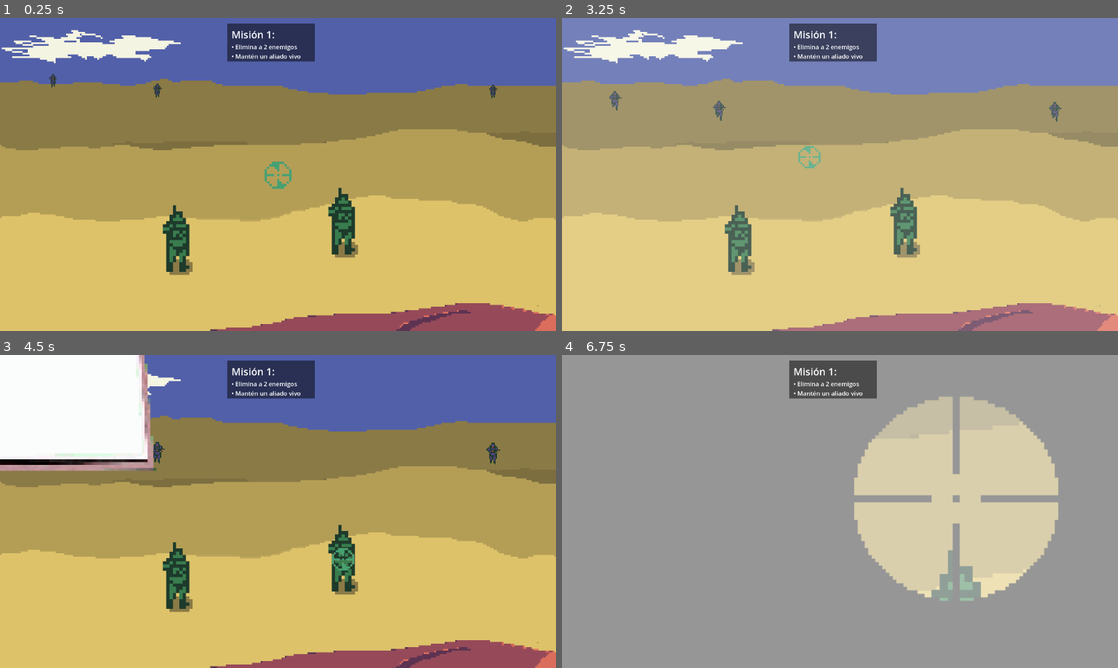
Above: before the commit, frames 1-4 (two rows, left to right).
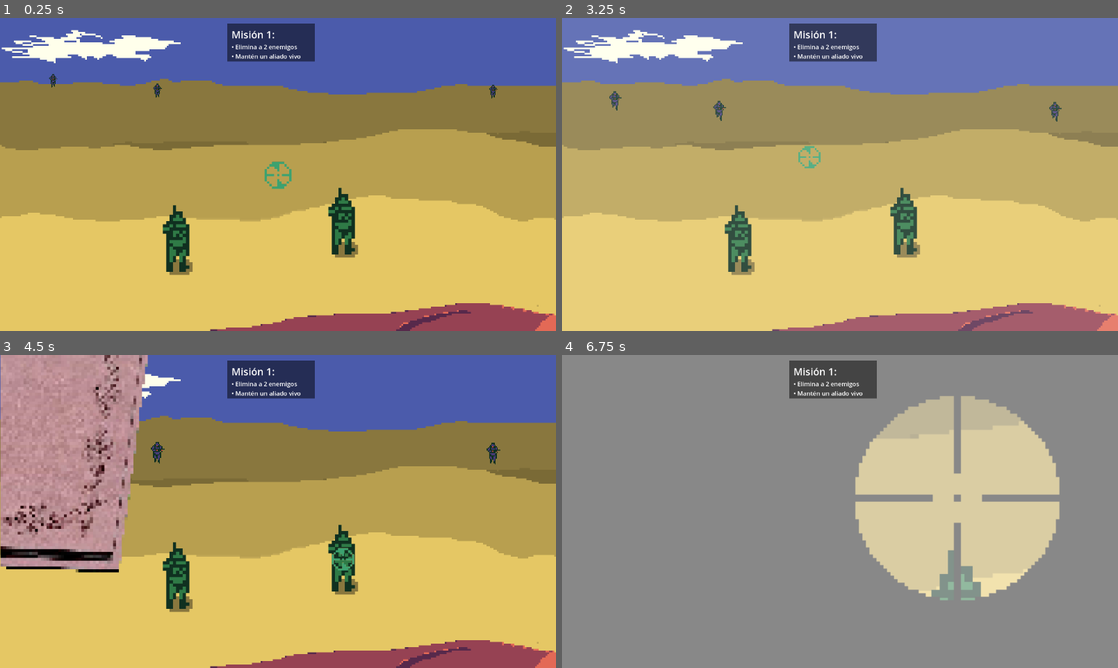
Above: after the commit, the same moments.

Repository: Zadcry/GameJam2025
Game: Godot game, scene res://escenas_niveles/nivel1.tscn
Two runs of this game, one before a commit and one after it. Both use one fixed random seed, a clock stepped at 60 frames per second and the inputs below. This scene is started directly instead of the project's main scene.
Inputs (mouse positions are in pixels of both pictures, inside the frame that each line leads up to):
- Up to frame 1 (0.25 s): no input
- Up to frame 2 (3.25 s): tap Enter (ui_accept) at 0.5, 1.35, 1.52, 1.82, 3.02 s; move the mouse to (1056, 93) at 0.52 s; hold Enter (ui_accept) 0.53-1.28 s; right-click (1056, 93) at 0.6 s; click (1056, 93) at 0.67 s; move the mouse to (728, 190) at 1.27 s; click (728, 190) at 1.42 s; right-click (728, 190) at 1.55 s; move the mouse to (617, 93) at 2.02 s; hold Enter (ui_accept) 2.03-2.78 s; right-click (617, 93) at 2.1 s; click (617, 93) at 2.17 s; move the mouse to (812, 155) at 2.77 s; right-click (812, 155) at 2.85 s; click (812, 155) at 2.92 s
- Up to frame 3 (4.5 s): tap Enter (ui_accept) at 3.32 s; move the mouse to (344, 558) at 3.52 s; hold Enter (ui_accept) 3.53-4.28 s; click (344, 558) at 3.67 s; tap Escape (ui_cancel) at 4.15 s; move the mouse to (111, 464) at 4.27 s; right-click (111, 464) at 4.35 s; click (111, 464) at 4.42 s
- Up to frame 4 (6.75 s): tap Enter (ui_accept) at 4.52, 4.82, 5.85, 6.02, 6.32 s; move the mouse to (739, 577) at 5.02 s; hold Enter (ui_accept) 5.03-5.78 s; right-click (739, 577) at 5.1 s; click (739, 577) at 5.17 s; move the mouse to (756, 433) at 5.77 s; click (756, 433) at 5.92 s; right-click (756, 433) at 6.05 s; move the mouse to (962, 495) at 6.52 s; hold Enter (ui_accept) from 6.53 s (still down); right-click (962, 495) at 6.6 s; click (962, 495) at 6.67 s

The runs differ from the first frame. In frame 3, 17% of the frame differs, in the area x 0-29%, y 0-70%; in frame 4, 0.9%.

Commit message:
Solucion Game over y Pause nivel 1

Diff:
--- a/escenas_personajes/personaje_principal.tscn
+++ b/escenas_personajes/personaje_principal.tscn
@@ -20,6 +20,7 @@
 disabled = true
 
 [node name="Filtro" type="ColorRect" parent="."]
+visible = false
 offset_left = -645.0
 offset_top = -385.0
 offset_right = -605.0
--- a/game_over/gameo.gd
+++ b/game_over/gameo.gd
@@ -18,7 +18,7 @@
 # Función para mostrar el menú de game over con efecto de disolver
 func show_game_over():
 	visible = true  # Hacer visible el Node2D
-
+	get_tree().paused = true  # Pausar el juego
 
 	# Crear un Tween para animar el efecto de disolver
 	var tween = create_tween()
@@ -32,14 +32,14 @@
 
 # Función para el botón de reintentar
 func _on_retry_button_pressed():
-
+	get_tree().paused = false  # Reanudar el juego
 	# Cambiar a la escena del nivel actual
 	if current_level_scene != "":
 		get_tree().change_scene_to_file(current_level_scene)
 
 # Función para el botón de salir
 func _on_quit_button_pressed():
-
+	get_tree().paused = false  # Reanudar antes de salir
 	get_tree().change_scene_to_file("res://menu_inicial/menuI.tscn")  # Ajusta la ruta al menú principal
 
 # Establecer la escena del nivel actual
--- a/menu_pausa/menu_p.gd
+++ b/menu_pausa/menu_p.gd
@@ -9,25 +9,32 @@
 
 func _ready():
 	self.visible = false  # Hide menu at start
+	# Centrar el menú en la pantalla
+	var viewport_size = get_viewport_rect().size
+	self.position = viewport_size / 2
+	# Asegurar que los botones estén inicialmente ocultos
 	mi_boton1.visible = false
 	mi_boton2.visible = false
 	mi_boton3.visible = false
 	# Connect the pressed signal of mi_boton2 (Resume) to close the menu
-	mi_boton2.pressed.connect(_on_mi_boton2_pressed)
+	if mi_boton2:
+		mi_boton2.pressed.connect(_on_mi_boton2_pressed)
 	# Connect the pressed signal of mi_boton3 to change scene
-	mi_boton3.pressed.connect(_on_mi_boton3_pressed)
+	if mi_boton3:
+		mi_boton3.pressed.connect(_on_mi_boton3_pressed)
 
 func show_pause_menu() -> void:
 	get_tree().paused = true  # Pause the game
 	self.visible = true  # Show menu
 	var sprite = $AnimatedSprite2D
-	sprite.frame = 0
-	sprite.play("Abrir")
-	print("Reproduciendo animación Abrir")
-	await get_tree().create_timer(2.25).timeout
-	mi_boton1.visible = true
-	mi_boton2.visible = true
-	mi_boton3.visible = true
+	if sprite:
+		sprite.frame = 0
+		sprite.play("Abrir")
+		print("Reproduciendo animación Abrir")
+		await get_tree().create_timer(2.25).timeout
+		mi_boton1.visible = true
+		mi_boton2.visible = true
+		mi_boton3.visible = true
 
 func exit_pause_menu() -> void:
 	# Hide buttons immediately
@@ -35,18 +42,25 @@
 	mi_boton2.visible = false
 	mi_boton3.visible = false
 	var sprite = $AnimatedSprite2D
-	sprite.frame = 23
-	sprite.play("Cerrar")
-	print("Reproduciendo animación Cerrar")
-	# Wait for the animation to finish before hiding the menu and resuming
-	await sprite.animation_finished
+	if sprite:
+		sprite.frame = 23
+		sprite.play("Cerrar")
+		print("Reproduciendo animación Cerrar")
+		# Wait for the animation to finish before hiding the menu and resuming
+		await sprite.animation_finished
+	# Hide menu and resume game
 	self.visible = false
-	get_tree().paused = false  # Resume the game
+	get_tree().paused = false
 	# Notify the player that the game is unpaused and hide cursor
 	if player_node:
 		player_node.paused = false
 		player_node.hide_cursor()
 		print("Notificando al personaje: juego despausado, cursor oculto")
+	# Call resume_enemies on the main scene
+	var main_scene = get_tree().current_scene
+	if main_scene and main_scene.has_method("resume_enemies"):
+		main_scene.resume_enemies()
+		print("Called resume_enemies on main scene")
 
 func _input(event):
 	# Detect ui_accept action (e.g., left click or Enter)
@@ -57,30 +71,30 @@
 			exit_pause_menu()
 
 func _on_mi_boton2_pressed():
-	if mi_boton2.is_pressed():
-		print("¡Botón Resume (TextureButton2) presionado!")
-		exit_pause_menu()
+	print("¡Botón Resume (TextureButton2) presionado!")
+	exit_pause_menu()
 
 func _on_mi_boton3_pressed():
-	if mi_boton3.is_pressed():
-		print("¡Botón 3 (TextureButton3) presionado! Cambiando a escena...")
-		# Hide buttons and play closing animation
-		mi_boton1.visible = false
-		mi_boton2.visible = false
-		mi_boton3.visible = false
-		var sprite = $AnimatedSprite2D
+	print("¡Botón 3 (TextureButton3) presionado! Cambiando a escena...")
+	# Hide buttons and play closing animation
+	mi_boton1.visible = false
+	mi_boton2.visible = false
+	mi_boton3.visible = false
+	var sprite = $AnimatedSprite2D
+	if sprite:
 		sprite.frame = 23
 		sprite.play("Cerrar")
 		print("Reproduciendo animación Cerrar")
 		# Wait for the animation to finish before changing scene
 		await sprite.animation_finished
-		self.visible = false
-		get_tree().paused = false  # Unpause the game before changing scene
-		# Change to the desired scene (replace "res://path/to/your/scene.tscn" with your scene path)
-		get_tree().change_scene_to_file("res://menu_inicial/menuI.tscn")
+	self.visible = false
+	get_tree().paused = false  # Unpause the game before changing scene
+	# Change to the desired scene
+	get_tree().change_scene_to_file("res://menu_inicial/menuI.tscn")
 
 func _on_AnimatedSprite2D_animation_finished():
-	if $AnimatedSprite2D.animation == "Abrir":
-		var last_frame = $AnimatedSprite2D.sprite_frames.get_frame_count("Abrir") - 1
-		$AnimatedSprite2D.frame = last_frame
-		$AnimatedSprite2D.stop()
+	var sprite = $AnimatedSprite2D
+	if sprite and sprite.animation == "Abrir":
+		var last_frame = sprite.sprite_frames.get_frame_count("Abrir") - 1
+		sprite.frame = last_frame
+		sprite.stop()
--- a/scripts/aliados_inocentes.gd
+++ b/scripts/aliados_inocentes.gd
@@ -10,7 +10,7 @@
 var impacto_cordura : int
 var is_dead = false
 
-func _process(_delta: float) -> void:
+func _process(delta: float) -> void:
 	# print(GLOBAL.cordura)
 
 	if is_dead:
--- a/scripts/nivel_1.gd
+++ b/scripts/nivel_1.gd
@@ -14,7 +14,6 @@
 const MAX_SCALE = 2.0
 const MAX_COLLIDER_EXTENTS = Vector2(64, 64)
 const MAX_COLLIDER_RADIUS = 64.0
-var position_reached: bool = false
 const reached_anim = preload("res://sprites/enemigoDisparando.tres")
 
 var tiempo_acumulado = 0.0
@@ -22,25 +21,27 @@
 var aliadosMuertos = 0
 var enemigosMuertos = 0
 var levelBeaten = false
-var paused = false
+var game_over = false
+var enemy_states: Dictionary = {}  # Store position_reached for each enemy
 
 func _ready():
 	enterTxt.visible=false
 	misionTxt.visible=true
+
 	# Agregar el menú de pausa como hijo
 	add_child(menu_pausa)
 	menu_pausa.process_mode = Node.PROCESS_MODE_ALWAYS
-	menu_pausa.visible = false  # Ocultar al inicio
-	# Agregar el menú de game over como hijo
+	menu_pausa.visible = false
 	add_child(game_over_menu)
 	game_over_menu.process_mode = Node.PROCESS_MODE_ALWAYS
-	game_over_menu.visible = false  # Ocultar al inicio
-	game_over_menu.set_current_level(get_tree().current_scene.scene_file_path)  # Establecer el nivel actual
-	# Asegurar que los menús estén en la capa superior
+	game_over_menu.visible = false
+	game_over_menu.set_current_level(get_tree().current_scene.scene_file_path)
 	menu_pausa.z_index = 100
 	game_over_menu.z_index = 100
-	# Inicialmente ocultar el cursor del sistema durante el juego
 	Input.mouse_mode = Input.MOUSE_MODE_CONFINED_HIDDEN
+	# Initialize enemy states
+	for enemigo in enemigos.get_children():
+		enemy_states[enemigo] = {"position_reached": false}
 
 func _input(event):
 	if event is InputEventKey and event.pressed and event.keycode == KEY_ENTER and levelBeaten:
@@ -49,81 +50,118 @@
 
 func _process(delta: float) -> void:
 	checkGameOver(delta)
-	# Gestionar la visibilidad del cursor del sistema
-	if paused or game_over_menu.visible:
-		Input.mouse_mode = Input.MOUSE_MODE_VISIBLE  # Mostrar el cursor del sistema para clic
+
+	if game_over or get_tree().paused:
+		Input.mouse_mode = Input.MOUSE_MODE_VISIBLE
+		return
 	else:
-		Input.mouse_mode = Input.MOUSE_MODE_CONFINED_HIDDEN  # Ocultar el cursor durante el juego
-
-	if paused:
-		return
+		Input.mouse_mode = Input.MOUSE_MODE_CONFINED_HIDDEN
 
 	for enemigo in enemigos.get_children():
 		if enemigo is Area2D and !enemigo.is_dead:
 			acercar_personaje(enemigo, delta)
 		elif enemigo.is_dead:
-			enemigosMuertos+=1
+			enemigosMuertos += 1
 	if enemigosMuertos >= 2:
 		levelBeaten = true
 		enterTxt.visible = true
 	else:
 		enemigosMuertos = 0
 
-	# Manejar la pausa
 	if Input.is_action_just_pressed("ui_cancel"):
-		if not paused and not game_over_menu.visible:
-			paused = true
+		if not get_tree().paused and not game_over:
 			get_tree().paused = true
 			menu_pausa.visible = true
-			Input.mouse_mode = Input.MOUSE_MODE_VISIBLE  # Asegurar cursor visible en pausa
+			if menu_pausa.has_method("show_pause_menu"):
+				menu_pausa.show_pause_menu()
+			Input.mouse_mode = Input.MOUSE_MODE_VISIBLE
 
 func acercar_personaje(personaje: Area2D, delta):
-	if position_reached and !personaje.is_dead:
-		personaje.is_shooting = true
-		buscarAliadosVivos(delta)
-	elif personaje.is_dead:
+	if personaje.is_dead:
 		personaje.is_shooting = false
+		return
 
-	# Movimiento hacia abajo con límite
+	# Initialize state if not present
+	if not enemy_states.has(personaje):
+		enemy_states[personaje] = {"position_reached": false}
+
+	# Debug print to track enemy state
+	print("Enemy: ", personaje.name, " Pos: ", personaje.position.y, " Reached: ", enemy_states[personaje]["position_reached"], " Scale: ", personaje.scale)
+
+	# Movement
 	if personaje.position.y < MAX_POSITION_Y:
 		personaje.position.y += enemy_move_speed * delta
+		enemy_states[personaje]["position_reached"] = false
 	else:
 		personaje.position.y = MAX_POSITION_Y
-		position_reached = true
+		enemy_states[personaje]["position_reached"] = true
 
-	# Crecimiento visual con límite
-	if (personaje.scale.x < MAX_SCALE - 0.01 or personaje.scale.y < MAX_SCALE - 0.01) and position_reached == false:
+	# Growth
+	if not enemy_states[personaje]["position_reached"] and (personaje.scale.x < MAX_SCALE - 0.01 or personaje.scale.y < MAX_SCALE - 0.01):
 		var nueva_escala = personaje.scale + Vector2.ONE * enemy_grown_speed * delta
 		nueva_escala.x = min(nueva_escala.x, MAX_SCALE)
 		nueva_escala.y = min(nueva_escala.y, MAX_SCALE)
 		personaje.scale = nueva_escala
 
+	# Collider growth
+	var collider = personaje.get_node_or_null("CollisionShape2D")
+	if collider and collider.shape and not enemy_states[personaje]["position_reached"]:
+		var shape = collider.shape
+		if shape is RectangleShape2D:
+			if shape.extents.x < MAX_COLLIDER_EXTENTS.x - 0.1 or shape.extents.y < MAX_COLLIDER_EXTENTS.y - 0.1:
+				var new_extents = shape.extents + Vector2.ONE * enemy_grown_speed * delta
+				new_extents.x = min(new_extents.x, MAX_COLLIDER_EXTENTS.x)
+				new_extents.y = min(new_extents.y, MAX_COLLIDER_EXTENTS.y)
+				shape.extents = new_extents
+			else:
+				shape.extents = MAX_COLLIDER_EXTENTS
+		elif shape is CircleShape2D:
+			if shape.radius < MAX_COLLIDER_RADIUS - 0.1:
+				var new_radius = shape.radius + enemy_grown_speed * delta * 10
+				shape.radius = min(new_radius, MAX_COLLIDER_RADIUS)
+			else:
+				shape.radius = MAX_COLLIDER_RADIUS
+
+	# Shooting
+	if enemy_states[personaje]["position_reached"] and not personaje.is_dead:
+		personaje.is_shooting = true
+		buscarAliadosVivos(delta)
+
 func buscarAliadosVivos(delta):
 	tiempo_acumulado += delta
 	if tiempo_acumulado >= intervalo:
 		tiempo_acumulado -= intervalo
-		var alive_allies = 0
 		for aliado in aliados.get_children():
-			if aliado.is_dead == false:
+			if not aliado.is_dead:
 				if randf() < 0.2:
 					aliado.is_dead = true
 
 func checkGameOver(delta):
 	for aliado in aliados.get_children():
 		if aliado.is_dead:
-			aliadosMuertos+=1
+			aliadosMuertos += 1
 	if aliadosMuertos == 2 and !levelBeaten:
 		print("todos los aliados muertos")
 		misionTxt.visible=false
 		enterTxt.visible=false
+		game_over = true
 		game_over_menu.show_game_over()
+		get_tree().paused = true
+		Input.mouse_mode = Input.MOUSE_MODE_VISIBLE
+		if personaje:
+			personaje.set_game_over(true)
 		return
 	else:
 		aliadosMuertos = 0
 
-
-func unpause():
-	paused = false
-	get_tree().paused = false
-	menu_pausa.visible = false
-	Input.mouse_mode = Input.MOUSE_MODE_CONFINED_HIDDEN  # Ocultar cursor al reanudar
+func resume_enemies():
+	for enemigo in enemigos.get_children():
+		if enemigo is Area2D and not enemigo.is_dead:
+			if not enemy_states.has(enemigo):
+				enemy_states[enemigo] = {"position_reached": false}
+			enemy_states[enemigo]["position_reached"] = enemigo.position.y >= MAX_POSITION_Y
+			if enemy_states[enemigo]["position_reached"]:
+				enemigo.is_shooting = true
+			else:
+				enemigo.is_shooting = false
+	Input.mouse_mode = Input.MOUSE_MODE_CONFINED_HIDDEN
--- a/scripts/personaje_principal.gd
+++ b/scripts/personaje_principal.gd
@@ -1,34 +1,40 @@
+# Script: Personaje Jugador
 extends CharacterBody2D
 
 @onready var camera := $MainCamera
 @onready var cursor_follower := $CursorFollower
 @onready var flash_rect := $PantallaFlash
-@onready var filtro := $Filtro
-@onready var disparo := $Disparo
-@onready var menu_p := preload("res://menu_pausa/Menu_P.tscn").instantiate()
+@onready var menu_p = preload("res://menu_pausa/Menu_P.tscn").instantiate()
 
 const CURSOR_NORMAL = preload("res://images/puntero.png")
 const CURSOR_ZOOMED = preload("res://images/ScopeReescalada.png")
-const FLASH_DURATION := 3.2
+const FLASH_DURATION := 3.0
 
 var cordura : float
 var zoomed := false
 var paused := false
+var game_over = false
 var state := true
-var zoom_normal := Vector2(1, 1)
-var zoom_in := Vector2(2.5, 2.5)
 var shake_strenght : float
 var time := 0.0
 var amplitude : float = 0.0
 var frequency : float = 0.0
 var flash_timer = 0.0
 var flashing := false
+var zoom_normal := Vector2(1, 1)
+var zoom_in := Vector2(2.5, 2.5)
 
 func _ready():
+	# Agregar el menú de pausa como hijo
 	add_child(menu_p)
 	menu_p.process_mode = Node.PROCESS_MODE_ALWAYS
-	menu_p.player_node = self  # Asignar este nodo como referencia al menú
-	menu_p.hide()
+	menu_p.visible = false
+	# Pasar referencia de este nodo al menú de pausa
+	menu_p.player_node = self
+	# Centrar el menú de pausa en la pantalla
+	var viewport_size = get_viewport_rect().size
+	menu_p.position = viewport_size / 2
+	# Inicializar resto de componentes
 	randomize()
 	camera.zoom = zoom_normal
 	camera.position = Vector2.ZERO
@@ -37,7 +43,8 @@
 	flash_rect.visible = false
 
 func _process(delta):
-	if paused:
+	# No procesar si está pausado o en game over
+	if paused or game_over:
 		return
 
 	time += delta
@@ -55,6 +62,7 @@
 			flashing = false
 			flash_rect.visible = false
 
+	# Gestionar movimiento del cursor según cordura
 	if GLOBAL.cordura > 95.0 and GLOBAL.cordura <= 100.0:
 		amplitude = 2.5
 		frequency = 1.5
@@ -62,8 +70,6 @@
 		var offset_y = cos(time * frequency * 1.3) * amplitude * 0.7
 		var offset = Vector2(offset_x, offset_y)
 		cursor_follower.global_position = world_mouse_pos + offset
-		filtro.modulate = Color(1,1,1,0.1)
-		# print("Cordura entre 95 y 100: ", GLOBAL.cordura)
 	elif GLOBAL.cordura > 85.0 and GLOBAL.cordura <= 95:
 		amplitude = 3.5
 		frequency = 2.5
@@ -71,8 +77,6 @@
 		var offset_y = cos(time * frequency * 1.3) * amplitude * 0.7
 		var offset = Vector2(offset_x, offset_y)
 		cursor_follower.global_position = world_mouse_pos + offset
-		print("Cordura entre 85 y 95: ", GLOBAL.cordura)
-		filtro.modulate = Color(1,1,1,0.2)
 	elif GLOBAL.cordura > 70 and GLOBAL.cordura <= 85:
 		var shake_strength = 0.4
 		var offset = Vector2(
@@ -80,8 +84,6 @@
 			randf_range(-shake_strength, shake_strength)
 		)
 		cursor_follower.global_position = world_mouse_pos + offset
-		print("Cordura entre 70 y 85: ", GLOBAL.cordura)
-		filtro.modulate = Color(1,1,1,0.3)
 	elif GLOBAL.cordura > 60 and GLOBAL.cordura <= 70:
 		var shake_strength = 0.8
 		var offset = Vector2(
@@ -89,8 +91,6 @@
 			randf_range(-shake_strength, shake_strength)
 		)
 		cursor_follower.global_position = world_mouse_pos + offset
-		print("Cordura entre 60 y 70: ", GLOBAL.cordura)
-		filtro.modulate = Color(1,1,1,0.4)
 	elif GLOBAL.cordura > 45 and GLOBAL.cordura <= 60:
 		var shake_strength = 1
 		var offset = Vector2(
@@ -98,31 +98,11 @@
 			randf_range(-shake_strength, shake_strength)
 		)
 		cursor_follower.global_position = world_mouse_pos + offset
-		print("Cordura entre 45 y 60: ", GLOBAL.cordura)
-		filtro.modulate = Color(1,1,1,0.5)
-	elif GLOBAL.cordura > 35 and GLOBAL.cordura <= 45:
-		cursor_follower.global_position = world_mouse_pos
-		print("Cordura entre 35 y 45: ", GLOBAL.cordura)
-		filtro.modulate = Color(1,1,1,0.55)
-	elif GLOBAL.cordura > 20 and GLOBAL.cordura <= 35:
-		cursor_follower.global_position = world_mouse_pos
-		print("Cordura entre 20 y 35: ", GLOBAL.cordura)
-		filtro.modulate = Color(1,1,1,0.6)
-	elif GLOBAL.cordura > 10 and GLOBAL.cordura <= 20:
-		cursor_follower.global_position = world_mouse_pos
-		print("Cordura entre 10 y 20: ", GLOBAL.cordura)
-		filtro.modulate = Color(1,1,1,0.6)
-	elif GLOBAL.cordura >= 1 and GLOBAL.cordura <= 10:
-		cursor_follower.global_position = world_mouse_pos
-		print("Cordura entre 1 y 10: ", GLOBAL.cordura)
-		filtro.modulate = Color(1,1,1,0.6)
-	elif GLOBAL.cordura < 1:
-		cursor_follower.global_position = world_mouse_pos
-		print("Cordura en 0: ", GLOBAL.cordura)
 	else:
 		cursor_follower.global_position = world_mouse_pos
 
-	if Input.is_action_just_pressed("toggle_zoom") and !paused:
+	# Manejar zoom
+	if Input.is_action_just_pressed("toggle_zoom") and !paused and !game_over:
 		zoomed = !zoomed
 		GLOBAL.scoped = zoomed
 		if zoomed:
@@ -135,24 +115,30 @@
 			cursor_follower.texture = CURSOR_NORMAL
 			cursor_follower.scale = Vector2(0.5, 0.5)
 
-	if Input.is_action_just_pressed("ui_cancel") and !zoomed:
+	# Manejar pausa
+	if Input.is_action_just_pressed("ui_cancel") and !zoomed and !game_over:
 		if !paused:
-			menu_p.show_pause_menu()
+			paused = true
+			get_tree().paused = true
 			menu_p.visible = true
+			# Llamar a la función para mostrar el menú si existe
+			if menu_p.has_method("show_pause_menu"):
+				menu_p.show_pause_menu()
 			Input.mouse_mode = Input.MOUSE_MODE_VISIBLE
-			get_tree().paused = true
-			paused = true
+
+func _unhandled_input(event):
+	# No procesar inputs si está pausado o en game over
+	if paused or game_over:
+		return
+	if event is InputEventMouseButton and event.button_index == MOUSE_BUTTON_LEFT and event.pressed and GLOBAL.scoped:
+		iniciar_flash()
 
 func follow_cursor():
 	var mouse_pos = get_viewport().get_mouse_position()
 	var world_mouse_pos = screen_to_world(mouse_pos)
 	var cam_offset = (world_mouse_pos - global_position).clamp(-Vector2(300, 200), Vector2(300, 200))
 	var target_position = global_position + cam_offset
-
-	var lerp_speed = 0.4
-	if zoomed:
-		lerp_speed = 0.05
-
+	var lerp_speed = 0.4 if not zoomed else 0.05
 	camera.global_position = camera.global_position.lerp(target_position, lerp_speed)
 
 func screen_to_world(screen_pos: Vector2) -> Vector2:
@@ -162,18 +148,22 @@
 	GLOBAL.cordura = max(GLOBAL.cordura - valor, 0)
 	print("Cordura actual:", GLOBAL.cordura)
 
-func _unhandled_input(event):
-	if paused:
-		return
-	if event is InputEventMouseButton and event.button_index == MOUSE_BUTTON_LEFT and event.pressed and GLOBAL.scoped:
-		disparo.play()
-		iniciar_flash()
-
 func iniciar_flash():
 	flash_rect.visible = true
 	flash_rect.modulate.a = 1.0
 	flashing = true
 	flash_timer = 0.0
 
+func set_game_over(value: bool):
+	game_over = value
+	if game_over and zoomed:
+		# Desactivar la mira y volver a la vista general
+		zoomed = false
+		GLOBAL.scoped = false
+		camera.zoom = zoom_normal
+		camera.position = Vector2.ZERO
+		cursor_follower.texture = CURSOR_NORMAL
+		cursor_follower.scale = Vector2(0.5, 0.5)
+
 func hide_cursor():
 	Input.mouse_mode = Input.MOUSE_MODE_CONFINED_HIDDEN
